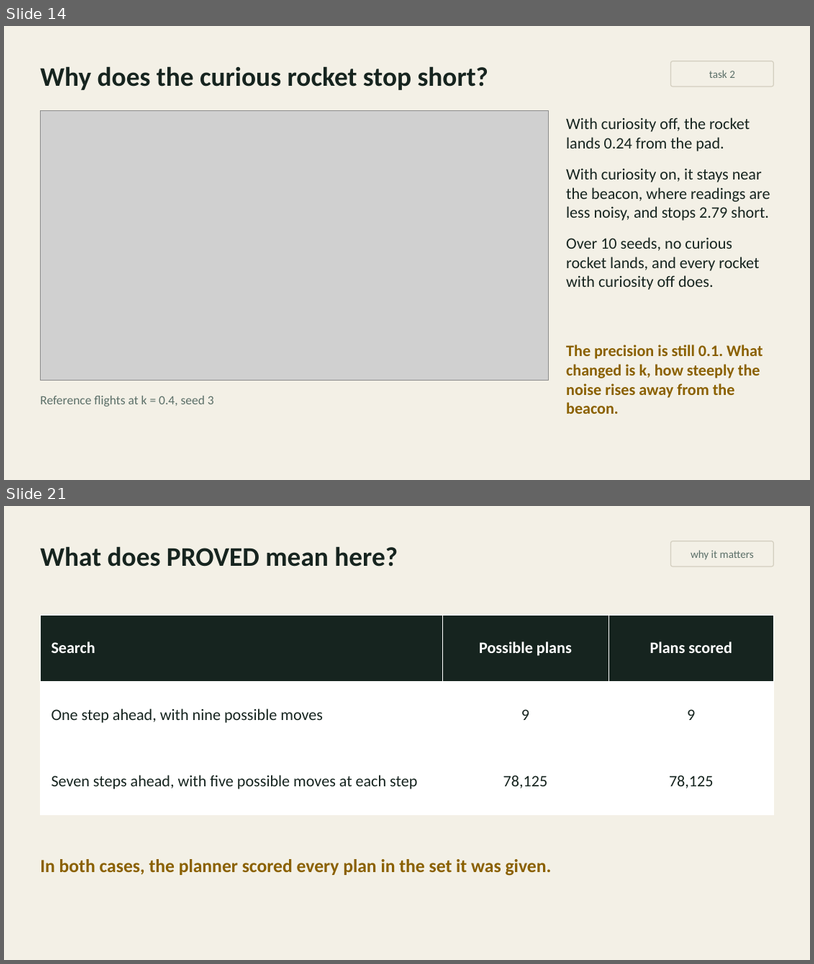
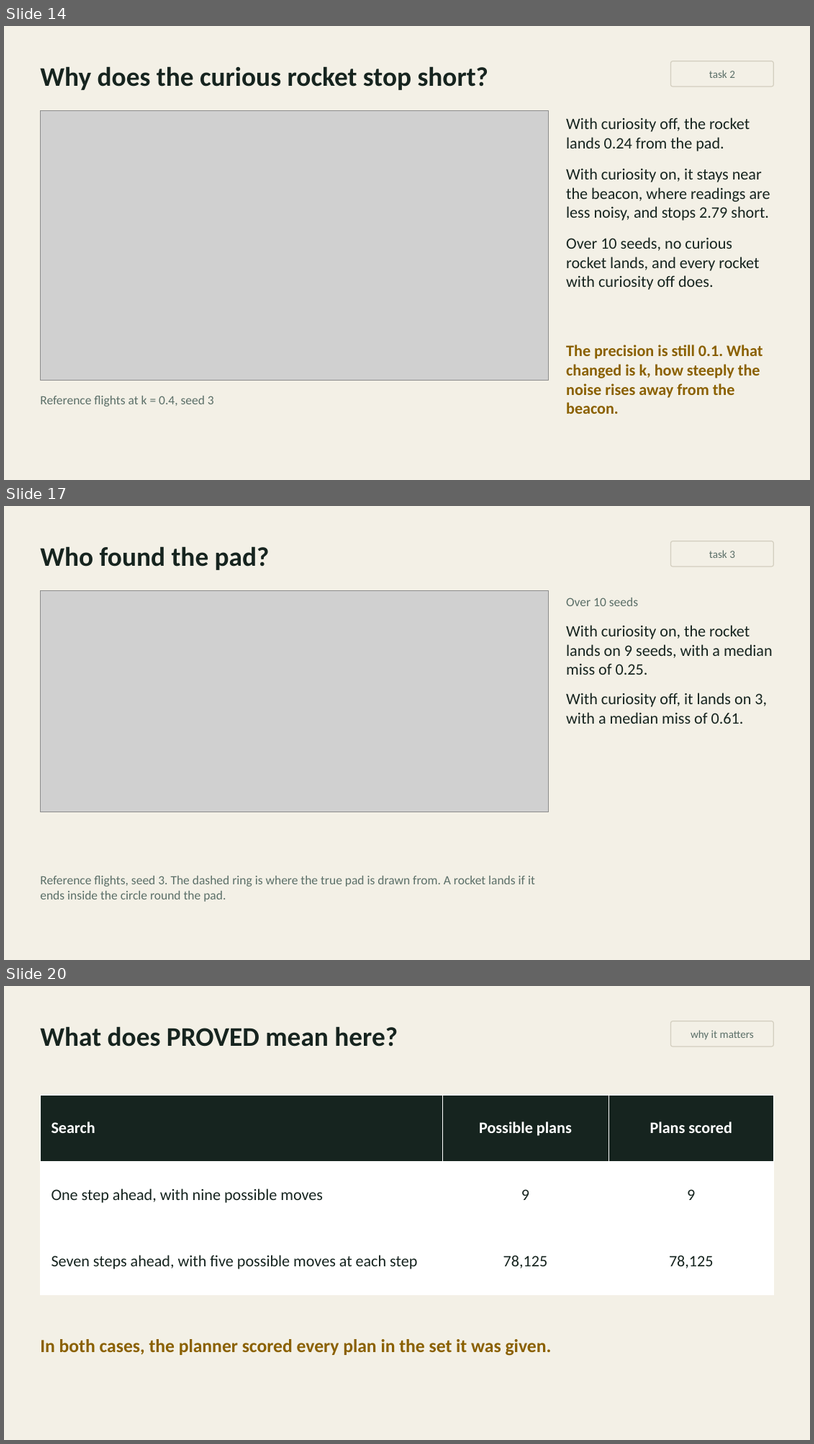
Before and after one commit to inferogenesis/cpomdp-workshop, a slide deck: deck/cpomdp_symposium_2026.pptx. Shown one above the other, each under a label of ours: slides 14 and 21 before the commit, slides 14, 17 and 20 after it; the slides between them are not shown. The pictures are 814x964 and 814x1444 pixels, drawn with LibreOffice and Linux fonts; fonts in the diff are those of the drawing; grey boxes stand for pictures. Boxes give left, top, right and bottom in pixels: in the first picture for what was removed or moved away, otherwise in the second. Text is boxed around its words. In the diff, an @@ line names an element or a change of style, - is before the commit and + after.

```diff
--- a/deck/cpomdp_symposium_2026.pptx
+++ b/deck/cpomdp_symposium_2026.pptx
@@ slide 17 added at <box>4,506,810,960</box>, background #F3F0E6 @@
@@ text added at <box>40,546,270,570</box>, 32 pt, text #16241F, bold @@
+Who found the pad?
@@ rounded rectangle added at <box>671,541,774,566</box>, outline #D3CEBF 1 pt, 13 pt, text #5B6F68 @@
+task 3
@@ picture added at <box>40,591,548,812</box> @@
@@ text added at <box>566,597,638,606</box>, 15 pt, text #5B6F68 @@
+Over 10 seeds
@@ text added at <box>566,625,773,723</box>, 19 pt, text #16241F @@
+With curiosity on, the rocket lands on 9 seeds, with a median miss of 0.25.
+With curiosity off, it lands on 3, with a median miss of 0.61.
@@ text added at <box>40,875,535,901</box>, 15 pt, text #5B6F68 @@
+Reference flights, seed 3. The dashed ring is where the true pad is drawn from. A rocket lands if it ends inside the circle round the pad.
@@ what was slide 21 is now slide 20 @@
```
Also in this commit, not shown: 6 slides changed, 2 other slides added, 4 slides removed, 5 other files.
